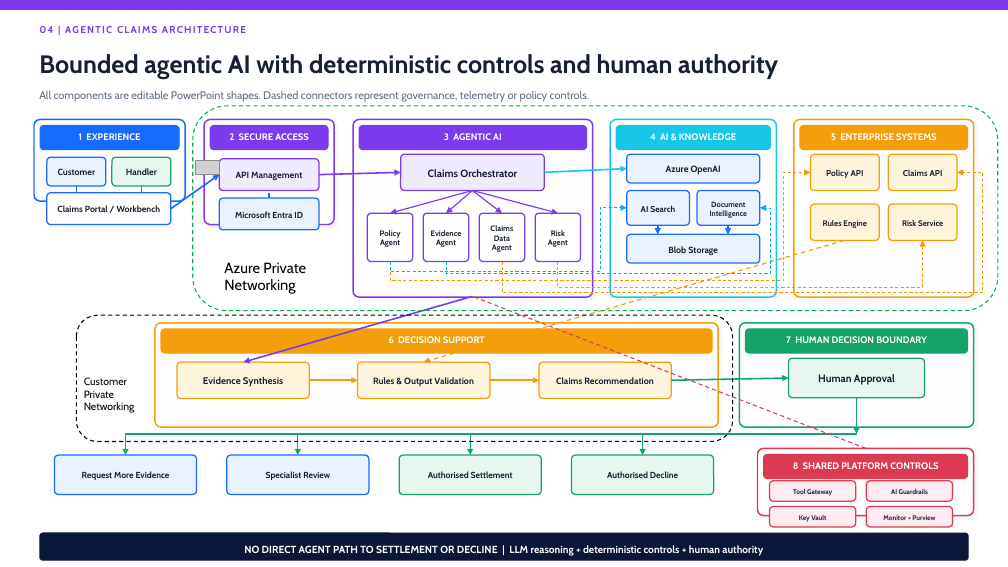
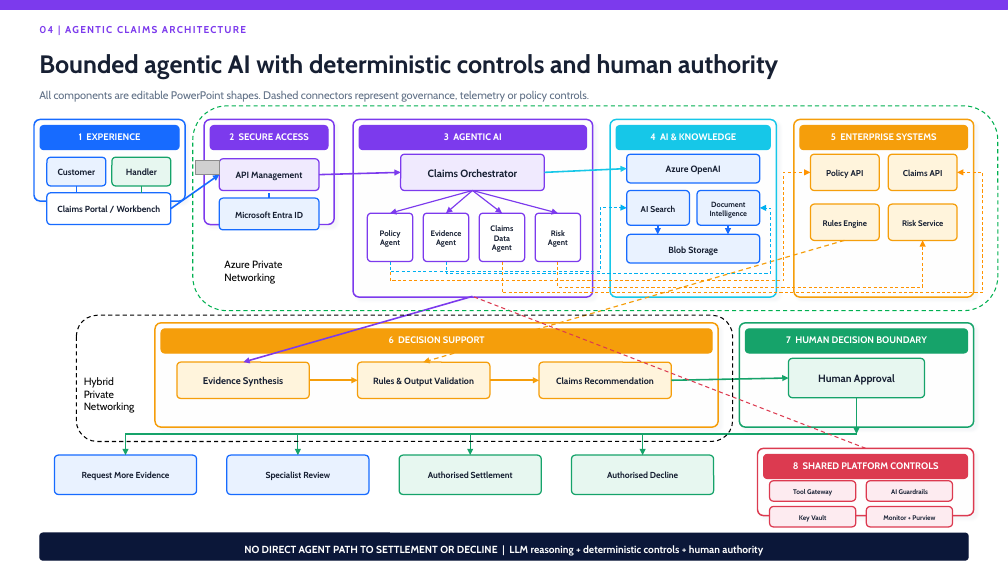
Before and after one commit to pallabayan007/test_projects_exams, a slide deck: slide 4 of Agentic_Claims_Triage_Interview_Presentation_Final (2).pptx. Drawn at 1008x567 pixels with LibreOffice and Linux fonts; fonts in the diff are those of the drawing; grey boxes stand for pictures. Boxes give left, top, right and bottom in pixels: in the first picture for what was removed or moved away, otherwise in the second. Text is boxed around its words. In the diff, an @@ line names an element or a change of style, - is before the commit and + after.

Commit message:
updated front end development and ppt

```diff
--- a/Agentic_Claims_Triage_Interview_Presentation_Final (2).pptx
+++ b/Agentic_Claims_Triage_Interview_Presentation_Final (2).pptx
@@ text "Azure Private Networking" at [224,260,282,284]: size 14 to 10 pt @@
@@ text at [84,377,135,413]: text changed @@
-Customer Private Networking
+Hybrid Private Networking
```
Also in this commit, not shown: 15 other files.
